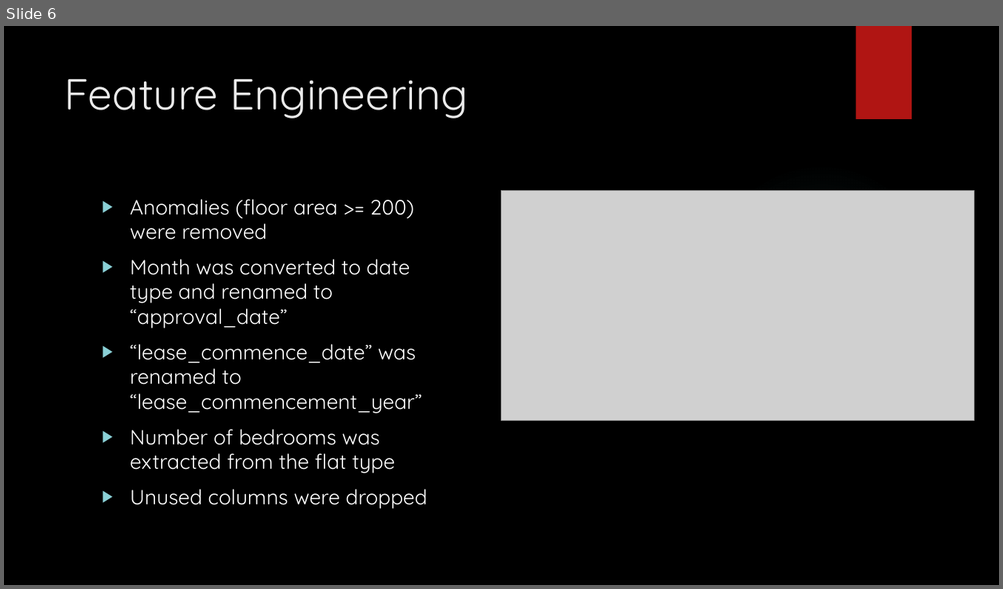
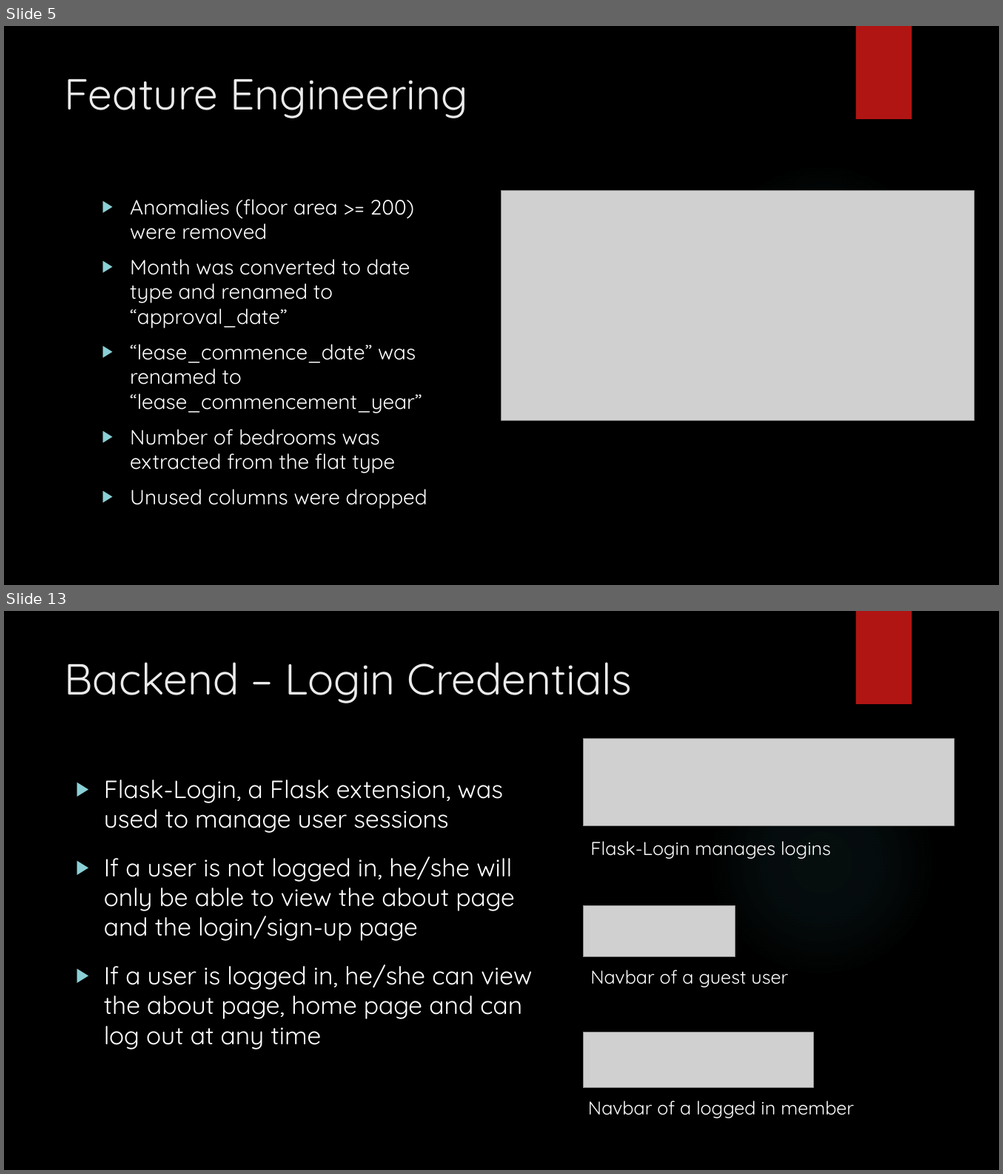
Before and after one commit to ethanolx/SG-Resale-Housing-py, a slide deck: doc/slides.pptx. Shown one above the other, each under a label of ours: slide 6 before the commit, slides 5 and 13 after it; the slides between them are not shown. The pictures are 1003x589 and 1003x1174 pixels, drawn with LibreOffice and Linux fonts; fonts in the diff are those of the drawing; grey boxes stand for pictures; background and template pictures are left out. Boxes give left, top, right and bottom in pixels: in the first picture for what was removed or moved away, otherwise in the second. Text is boxed around its words. In the diff, an @@ line names an element or a change of style, - is before the commit and + after.

```diff
--- a/doc/slides.pptx
+++ b/doc/slides.pptx
@@ slide 13 added at box(4, 611, 999, 1170), background picture (left out); not listed: 2 template elements that a slide beside it also shows @@
@@ title added at box(64, 662, 632, 703), 42 pt, text #EBEBEB @@
+Backend – Login Credentials
@@ picture added at box(583, 738, 954, 826) @@
@@ text added at box(104, 780, 532, 1050), 24 pt, text #FFFFFF @@
+▶ Flask-Login, a Flask extension, was used to manage user sessions
+▶ If a user is not logged in, he/she will only be able to view the about page and the login/sign-up page
+▶ If a user is logged in, he/she can view the about page, home page and can log out at any time
@@ text added at box(590, 841, 831, 859), 18 pt, text #FFFFFF @@
+Flask-Login manages logins
@@ picture added at box(583, 906, 734, 957) @@
@@ text added at box(590, 970, 788, 988), 18 pt, text #FFFFFF @@
+Navbar of a guest user
@@ picture added at box(583, 1033, 813, 1088) @@
@@ text added at box(588, 1101, 854, 1119), 18 pt, text #FFFFFF @@
+Navbar of a logged in member
@@ what was slide 6 is now slide 5 @@
```
Also in this commit, not shown: 3 slides changed, 12 other slides added, 15 slides removed, 1 other file.
